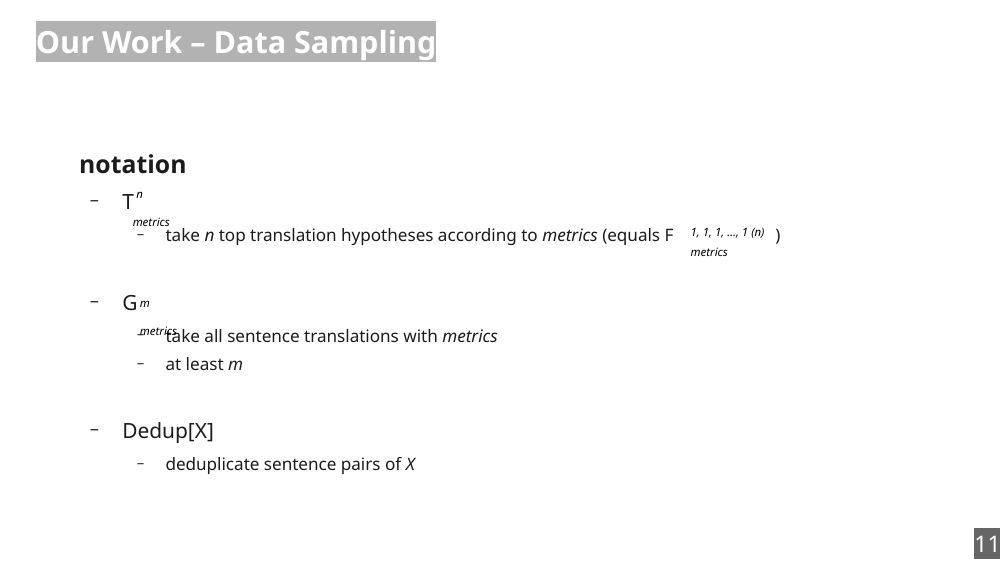
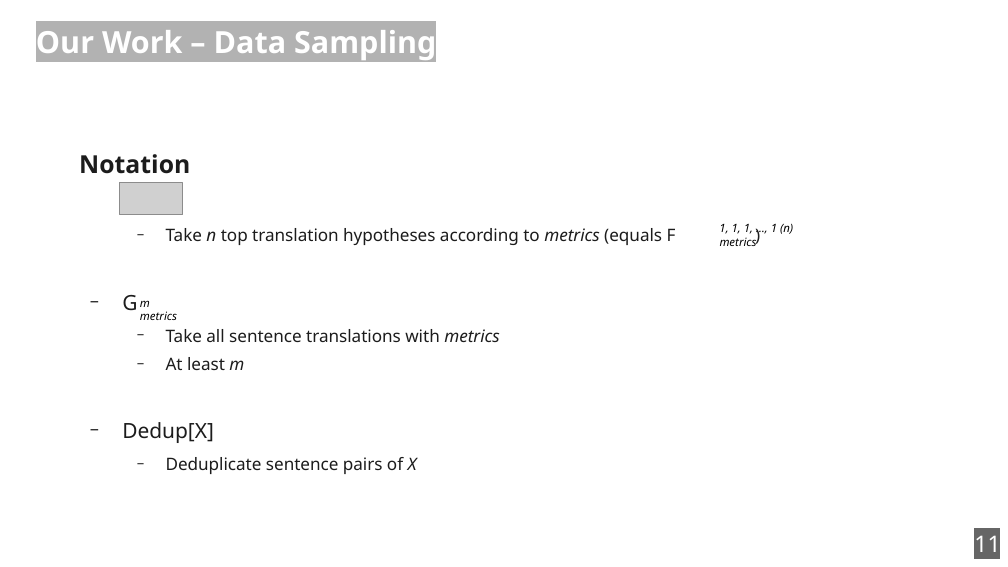
Before and after one commit to zouharvi/reference-mt-distill, a slide deck: slide 11 of meta/final_presentation.odp. Drawn at 1008x567 pixels with LibreOffice and Linux fonts; fonts in the diff are those of the drawing; grey boxes stand for pictures. Boxes give left, top, right and bottom in pixels: in the first picture for what was removed or moved away, otherwise in the second. Text is boxed around its words. In the diff, an @@ line names an element or a change of style, - is before the commit and + after.

```diff
--- a/meta/final_presentation.odp
+++ b/meta/final_presentation.odp
@@ text at <box>79,154,676,245</box>: text changed @@
-notation
-  − T
-    − take n top translation hypotheses according to metrics (equals F )
+Notation
+    − Take n top translation hypotheses according to metrics (equals F )
@@ picture added at <box>120,183,183,215</box> @@
@@ text removed at <box>136,191,143,198</box> @@
-n
@@ text removed at <box>133,217,170,230</box> @@
-metrics
@@ text "metrics": place and size @@
-text "metrics" at <box>691,247,728,256</box>
+text "metrics" at <box>720,237,757,246</box>
@@ text "1, 1, 1, …, 1 ...": place and size @@
-text "1, 1, 1, …, 1 ..." at <box>691,227,764,238</box>
+text "1, 1, 1, …, 1 ..." at <box>719,224,793,234</box>
@@ text "metrics" rewrapped from <box>140,326,177,339</box> to <box>140,311,177,320</box> @@
@@ text at <box>166,329,499,370</box>: text changed @@
-    − take all sentence translations with metrics
-    − at least m
+    − Take all sentence translations with metrics
+    − At least m
@@ text at <box>166,457,417,474</box>: text changed @@
-    − deduplicate sentence pairs of X
+    − Deduplicate sentence pairs of X
```
Also in this commit, not shown: 13 other slides changed.
